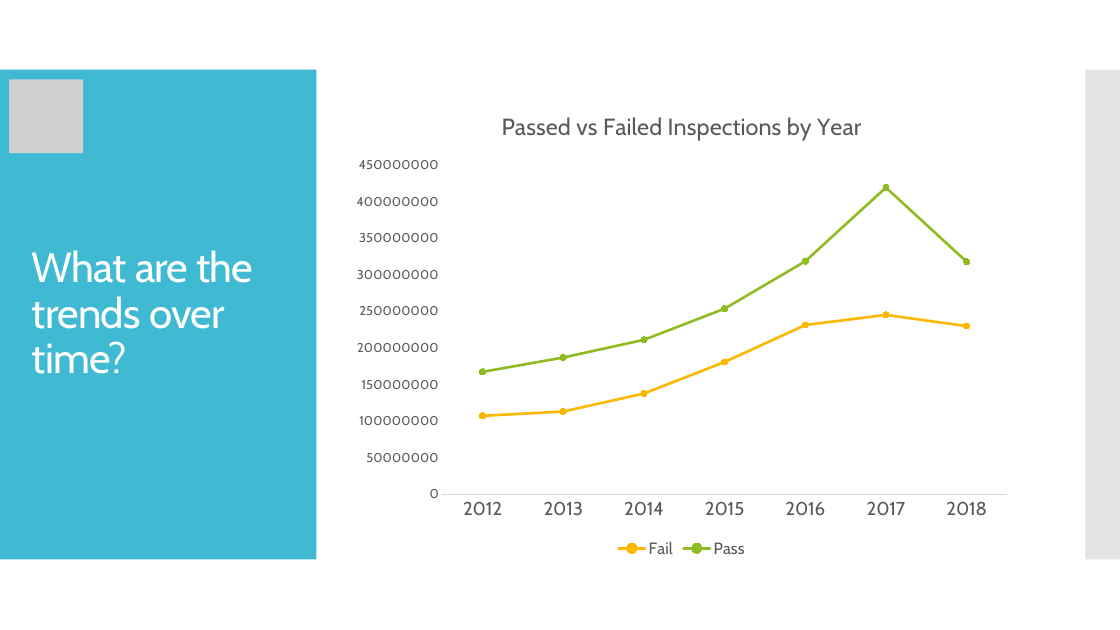
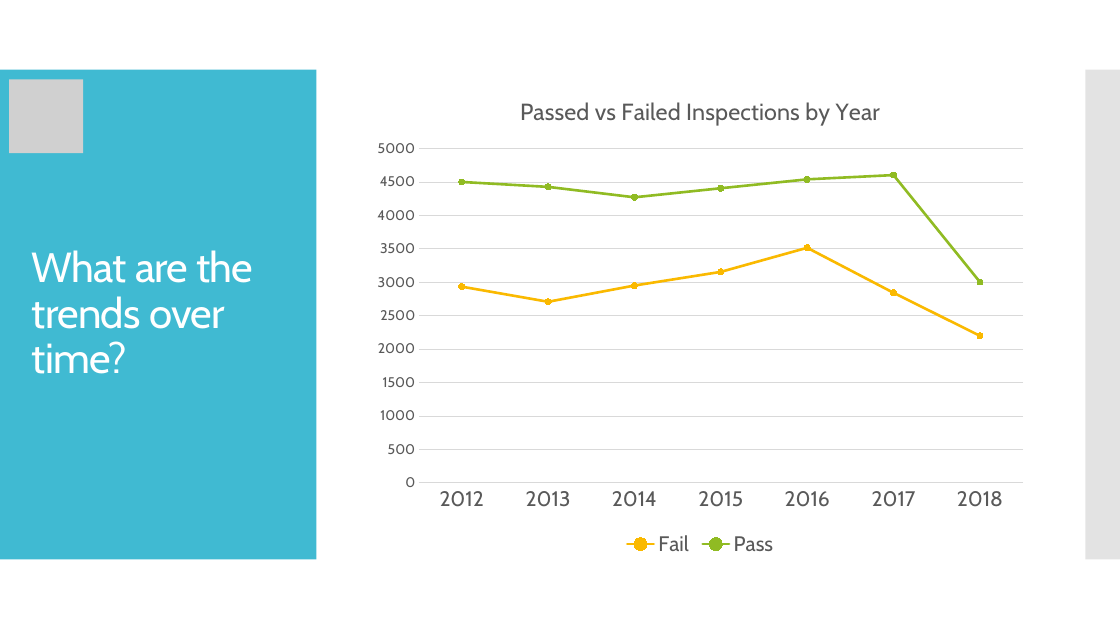
Before and after one commit to catieelawrence/EOTSS, a slide deck: slide 9 of GoodEats.pptx. Drawn at 1120x630 pixels with LibreOffice and Linux fonts; fonts in the diff are those of the drawing; grey boxes stand for pictures. Boxes give left, top, right and bottom in pixels: in the first picture for what was removed or moved away, otherwise in the second. Text is boxed around its words. In the diff, an @@ line names an element or a change of style, - is before the commit and + after.

Commit message:
Updated powerpoint

```diff
--- a/GoodEats.pptx
+++ b/GoodEats.pptx
@@ line chart at (x1=364, y1=79, x2=1037, y2=561) @@
-Fail: 110000000, 110000000, 140000000, 180000000, 230000000, 250000000, 230000000
+Fail: 2900, 2700, 3000, 3200, 3500, 2800, 2200
-Pass: 170000000, 190000000, 210000000, 250000000, 320000000, 420000000, 320000000
+Pass: 4500, 4400, 4300, 4400, 4500, 4600, 3000
@@ legend changed @@
@@ category axis changed @@
@@ value axis changed @@
@@ line chart resized from (x1=343, y1=92, x2=1020, y2=562) to (x1=364, y1=79, x2=1037, y2=561) @@
```
Also in this commit, not shown: 1 other slide changed.
